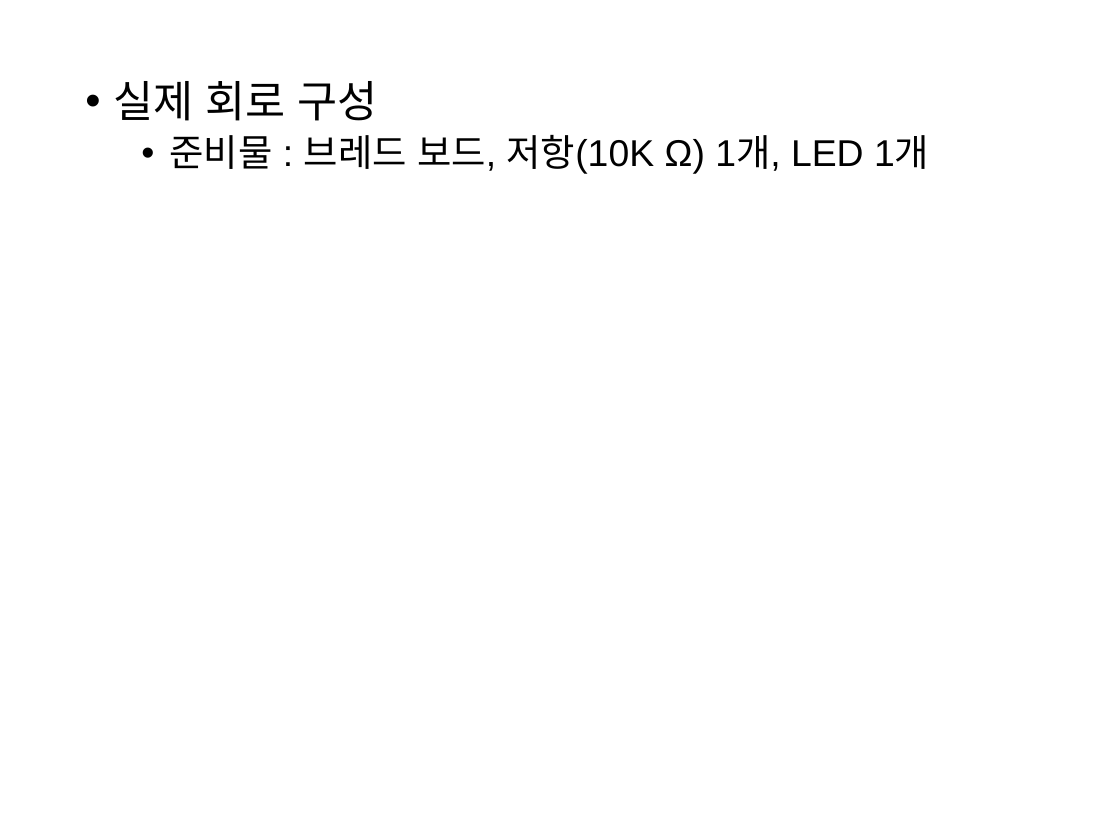
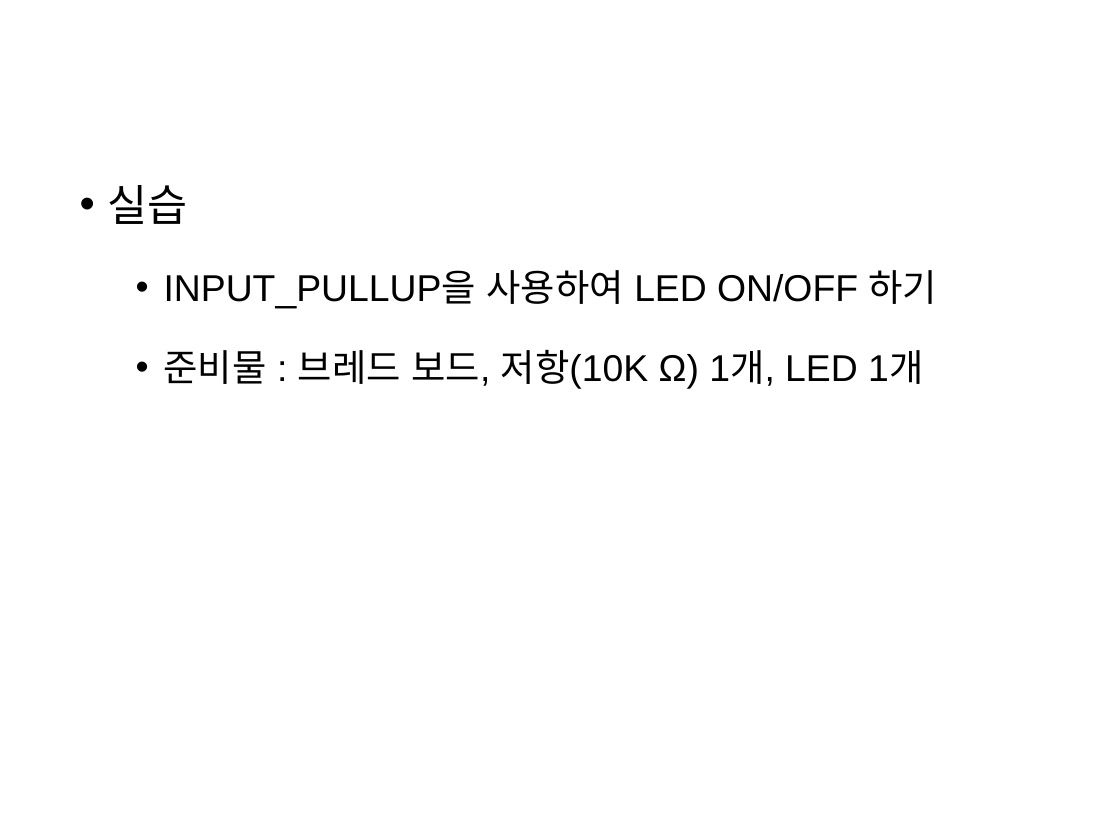
Before and after one commit to iot2019/Week04, a slide deck: slide 26 of Week04.pptx (slide 25 before the commit). Drawn at 1120x840 pixels with LibreOffice and Linux fonts; fonts in the diff are those of the drawing. Boxes give left, top, right and bottom in pixels: in the first picture for what was removed or moved away, otherwise in the second. Text is boxed around its words. In the diff, an @@ line names an element or a change of style, - is before the commit and + after.

```diff
--- a/Week04.pptx
+++ b/Week04.pptx
@@ text "실습": place and size @@
-text "실습" at (113,81,929,174)
+text "실습" at (108,185,938,389)
@@ text at (108,185,938,309): text changed; size 28 to 24 pt @@
-• 실제 회로 구성
+• 실습
+  • INPUT_PULLUP을 사용하여 LED ON/OFF 하기
@@ text at (164,350,923,389): line spacing 0.9 to 1.6 @@
```
Also in this commit, not shown: 9 other slides changed, 2 slides added, 1 slide removed, 5 other files.
